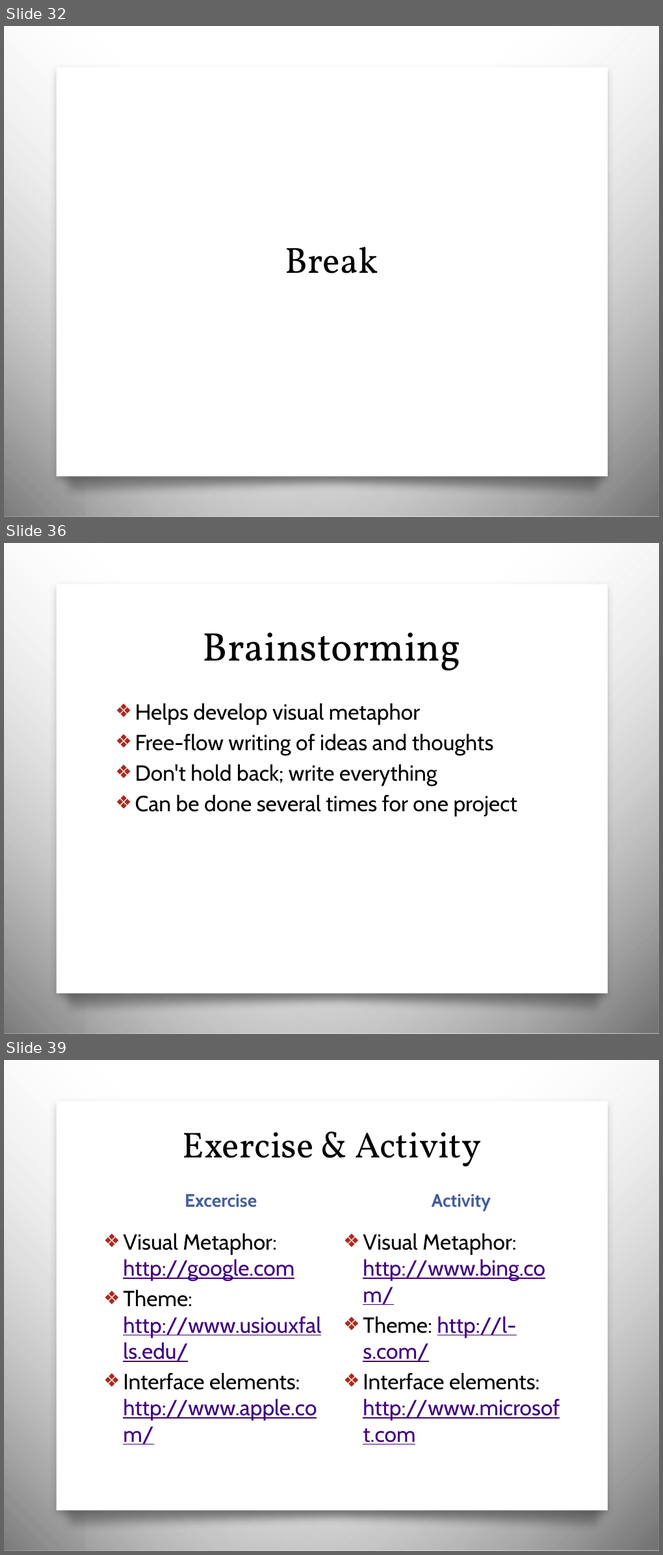
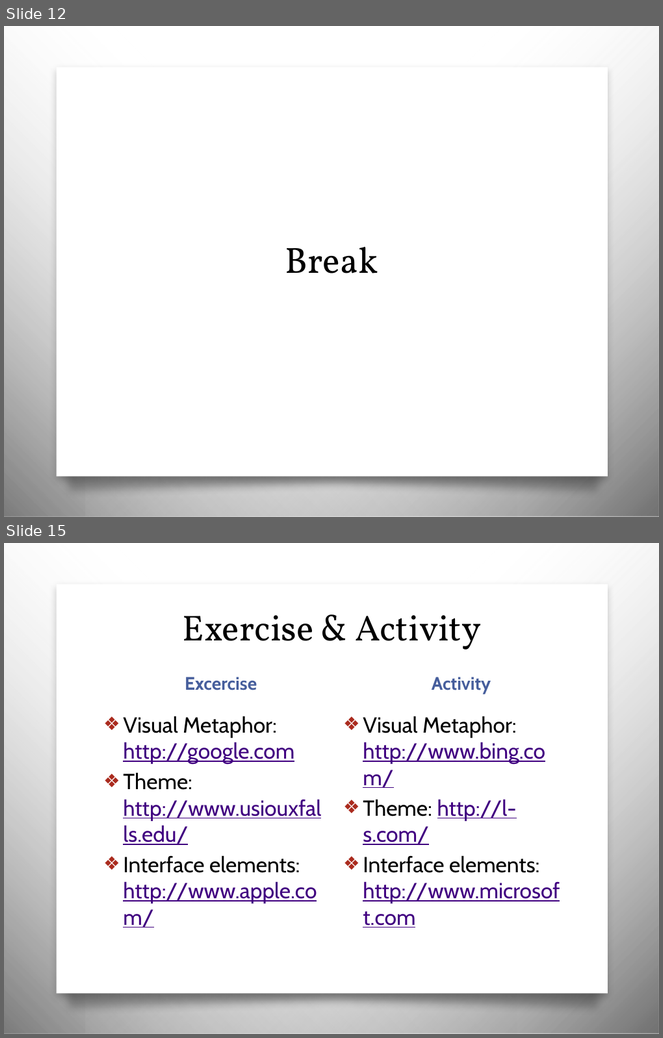
Before and after one commit to awayken/USF-ART329, a slide deck: slides/classthree/slides.pptx. Shown one above the other, each under a label of ours: slides 32, 36 and 39 before the commit, slides 12 and 15 after it; the slides between them are not shown. The pictures are 663x1555 and 663x1038 pixels, drawn with LibreOffice and Linux fonts; fonts in the diff are those of the drawing; background and template pictures are left out. Boxes give left, top, right and bottom in pixels: in the first picture for what was removed or moved away, otherwise in the second. Text is boxed around its words. In the diff, an @@ line names an element or a change of style, - is before the commit and + after.

```diff
--- a/slides/classthree/slides.pptx
+++ b/slides/classthree/slides.pptx
@@ slide 36 removed at [4, 543, 659, 1034], background picture (left out); not listed: 4 template elements that a slide beside it also shows @@
@@ title removed at [203, 633, 461, 671] @@
-Brainstorming
@@ text removed at [135, 703, 518, 817] @@
-❖ Helps develop visual metaphor
-❖ Free-flow writing of ideas and thoughts
-❖ Don't hold back; write everything
-❖ Can be done several times for one project
@@ what was slide 32 is now slide 12 @@
@@ what was slide 39 is now slide 15 @@
```
Also in this commit, not shown: 6 slides changed, 1 slide added, 24 other slides removed.
